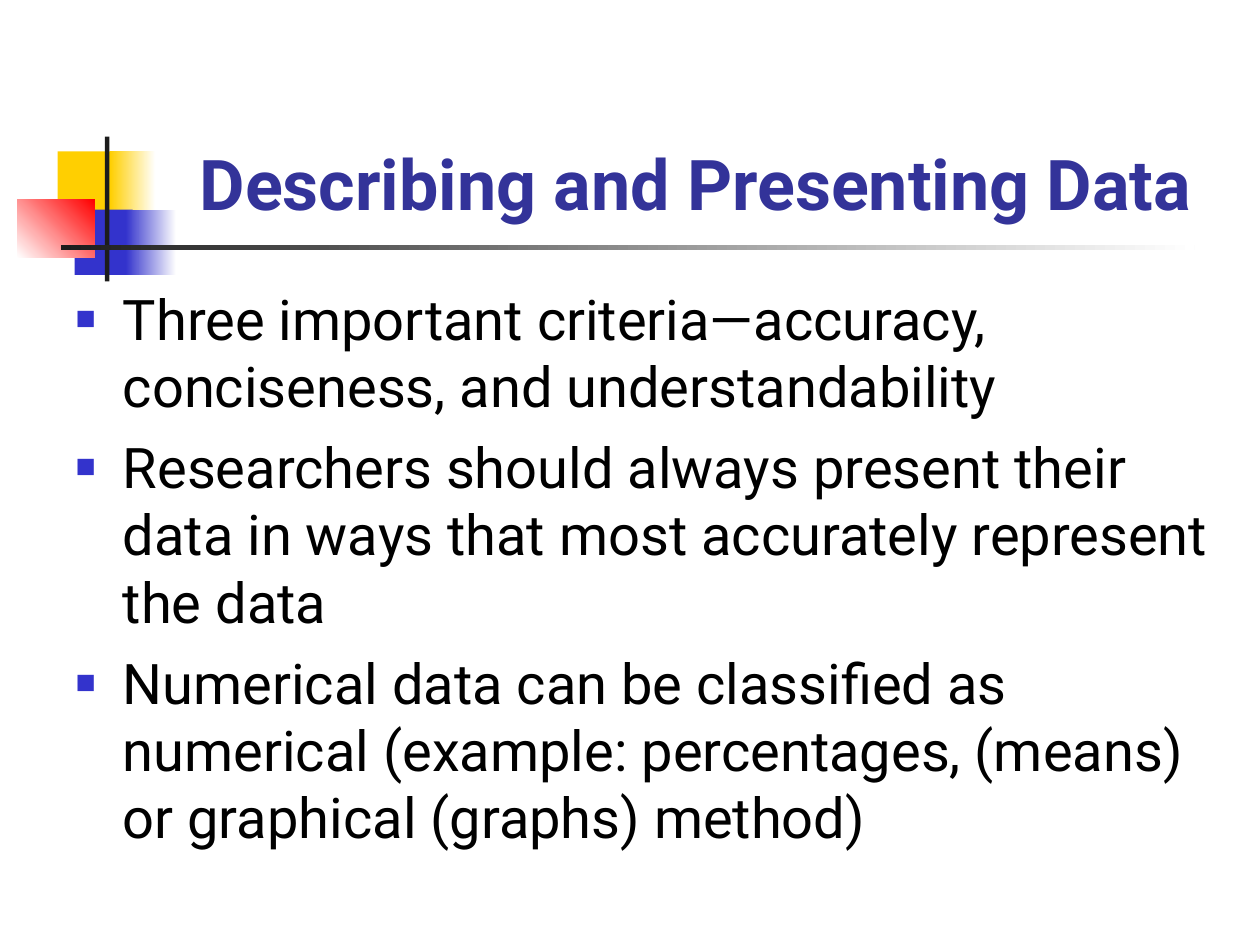
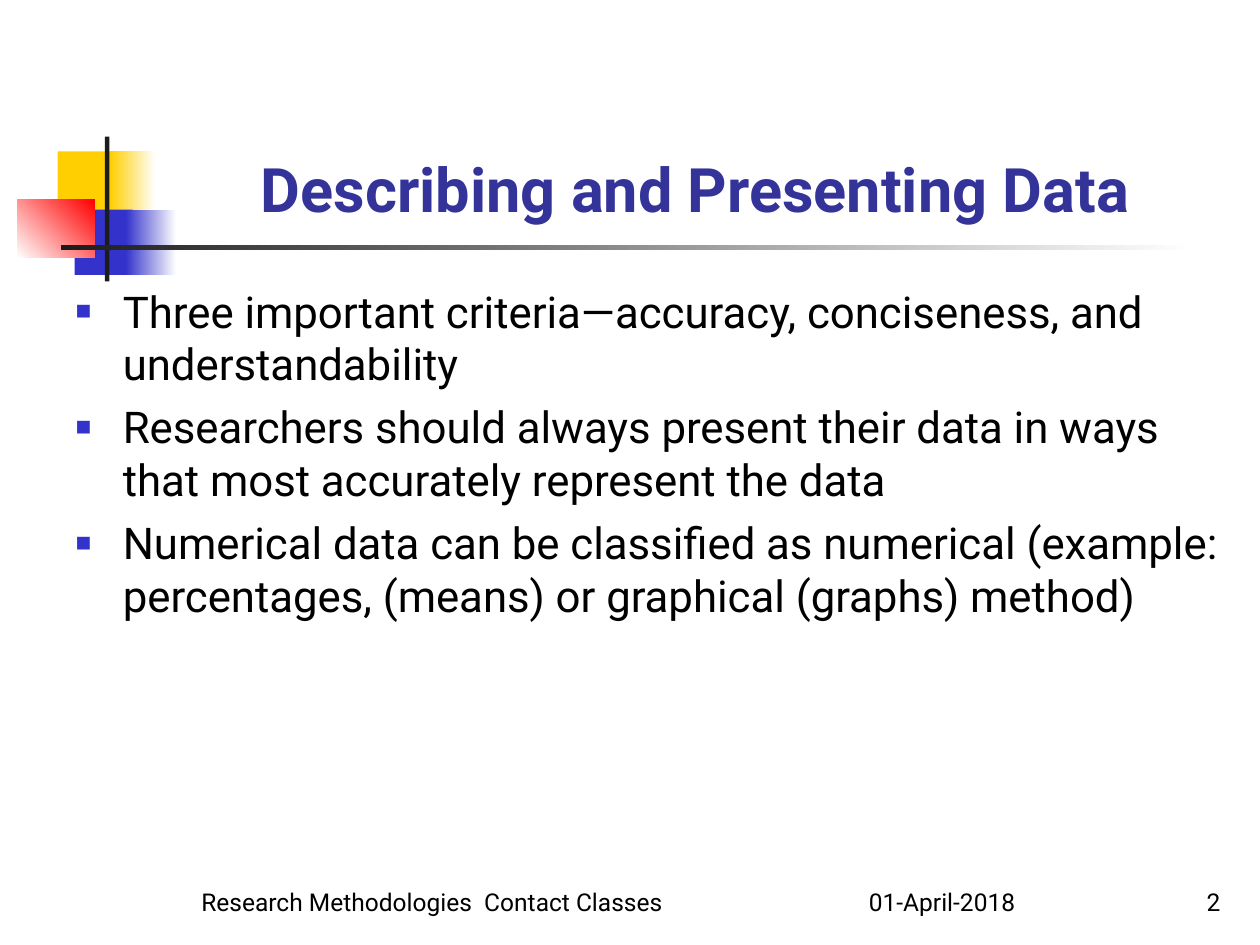
Before and after one commit to serializability/Research-Talk, a slide deck: slide 2 of Univariate Data Analysis.ppt. Drawn at 1260x945 pixels with LibreOffice and Linux fonts; fonts in the diff are those of the drawing. Boxes give left, top, right and bottom in pixels: in the first picture for what was removed or moved away, otherwise in the second. Text is boxed around its words. In the diff, an @@ line names an element or a change of style, - is before the commit and + after.

```diff
--- a/Univariate Data Analysis.ppt
+++ b/Univariate Data Analysis.ppt
@@ title "Describing and Presenting Data" at (x1=261, y1=166, x2=1129, y2=225): size 40 to 35 pt @@
@@ text "Three important criteria—accuracy, conciseness, and ..." at (x1=123, y1=295, x2=1218, y2=622): size 32 to 25 pt; less space between paragraphs @@
@@ text added at (x1=201, y1=892, x2=1015, y2=916), 14 pt, text #000000 @@
+Research Methodologies Contact Classes 01-April-2018
@@ page number added at (x1=1207, y1=893, x2=1221, y2=911), 14 pt, text #000000 @@
+2
```
Also in this commit, not shown: 7 other slides changed, 6 slides added, 1 slide removed.
